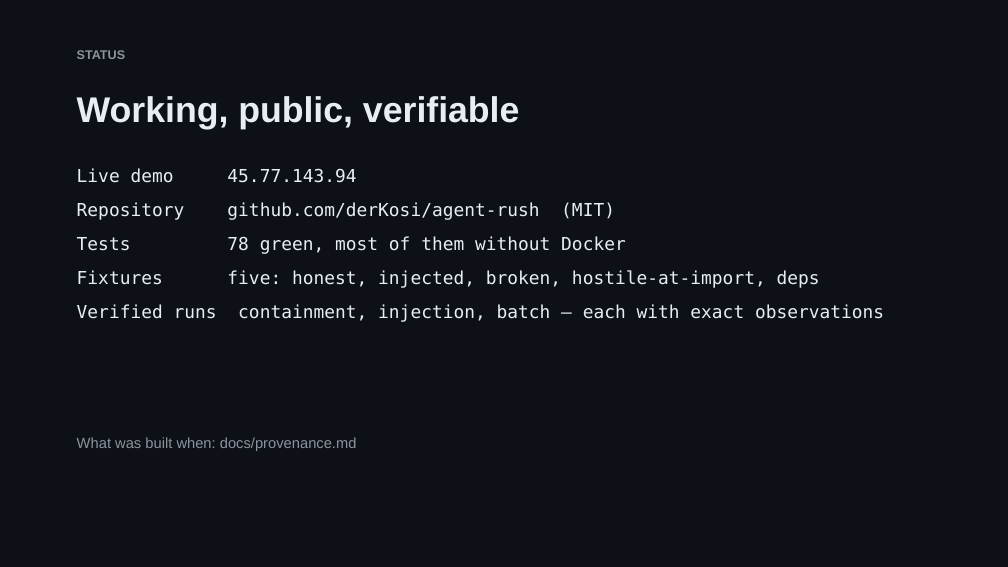
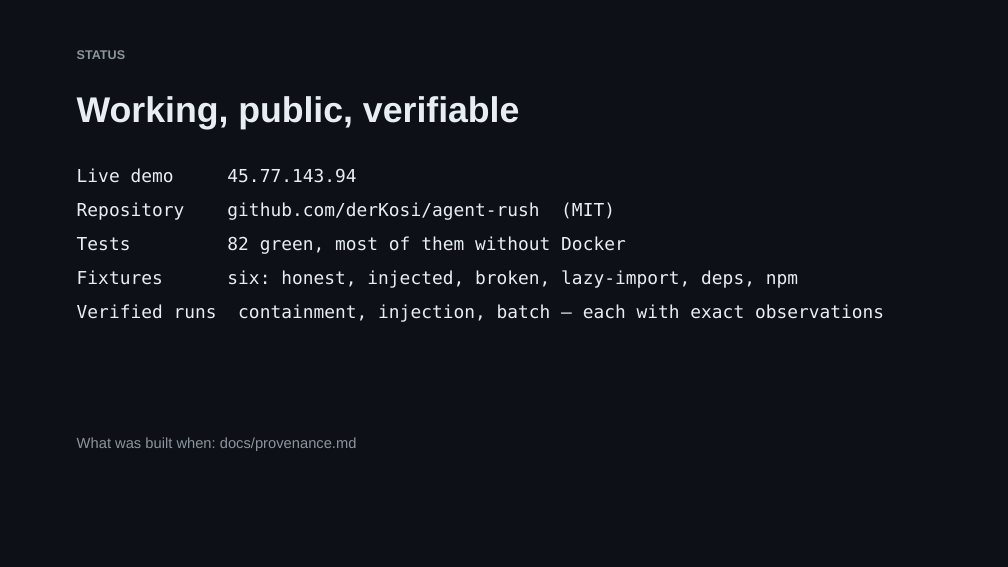
Before and after one commit to derKosi/agent-rush, a slide deck: slide 12 of docs/slides/agent-rush.pptx. Drawn at 1008x567 pixels with LibreOffice and Linux fonts; fonts in the diff are those of the drawing. Boxes give left, top, right and bottom in pixels: in the first picture for what was removed or moved away, otherwise in the second. Text is boxed around its words. In the diff, an @@ line names an element or a change of style, - is before the commit and + after.

```diff
--- a/docs/slides/agent-rush.pptx
+++ b/docs/slides/agent-rush.pptx
@@ text at <box>77,236,798,288</box>: text changed @@
-Tests 78 green, most of them without Docker
-Fixtures five: honest, injected, broken, hostile-at-import, deps
+Tests 82 green, most of them without Docker
+Fixtures six: honest, injected, broken, lazy-import, deps, npm
```
Also in this commit, not shown: 16 other files.
